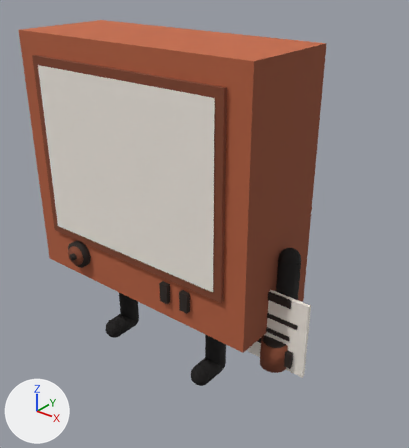
Renders of the glTF model assets/robot.glb from each side of a commit.
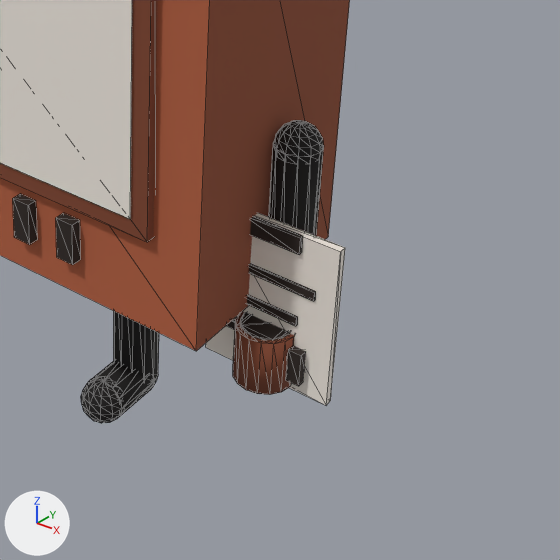
Old and new are each drawn whole from a camera (50 mm lens) standing at (1.363, -1.467, 1.564) and looking at (0.191, -0.002, 0.655) and again close up on the part from 38% to 100% of the width and 43% to 100% of the height. Arrows for +X, +Y and +Z are at lower left; the lights stay in place. The last two pictures show the newer version. The close-ups show mesh edges as thin lines. Where no turn or scale is listed for an object, it has been applied to the vertices.

In view in the first close-up: 'burnt_ArmL', 'burnt_ArmLTop', 'burnt_Body', 'burnt_LegL', 'burnt_LegLFoot', 'burnt_LegLToe', 'burnt_Mug', 'burnt_Notepad', 'burnt_Rim', 'burnt_Screen', 'burnt_Slot0', 'burnt_Slot1' and 6 more.
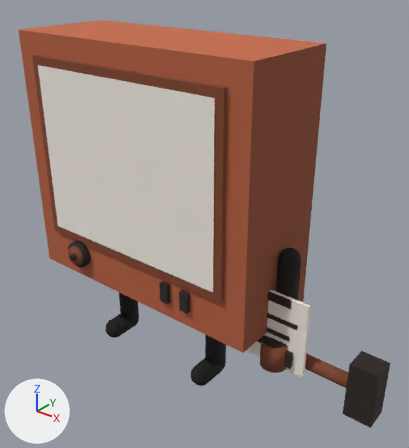
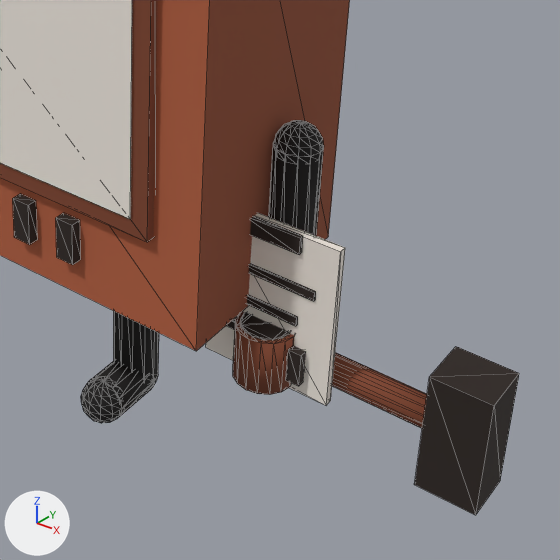
What differs and where, as boxes [x1, y1, x2, y2] in the close-ups (560 x 560 px):
'burnt_HammerHead', added (black): after [414, 347, 519, 515]
'burnt_Hammer', added (brown): after [332, 352, 427, 428]

What the commit changed:
Mesh me_burnt_hammerhead is new.
It is a box spanning x -0.05..0.05, y -0.045..0.045, z -0.105..0.105.
It uses material mat_burnt_ink (black #2b211c).
Mesh me_burnt_hammer is new.
It is a 12-sided cylinder along x spanning x 0.0..0.32, y -0.026..0.026, z -0.026..0.026.
It uses material mat_burnt_rim (brown #82452d).
Object 'burnt_HammerHead' (ob_burnt_hammerhead) is new; it shows me_burnt_hammerhead.
Its location is (0.873, 0.0, 0.255).
Object 'burnt_Hammer' (ob_burnt_hammer) is new; it shows me_burnt_hammer.
Its location is (0.553, 0.0, 0.255).
